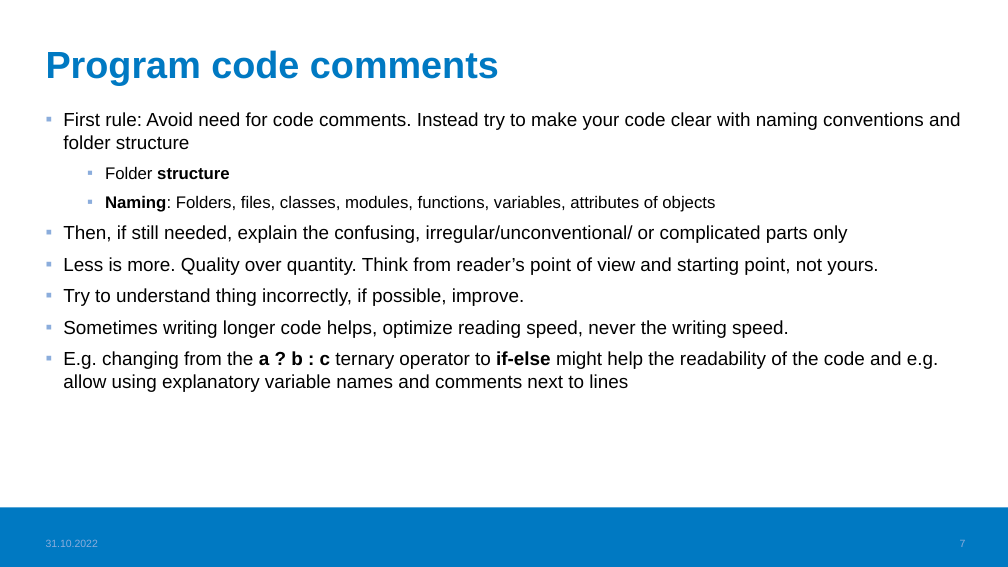
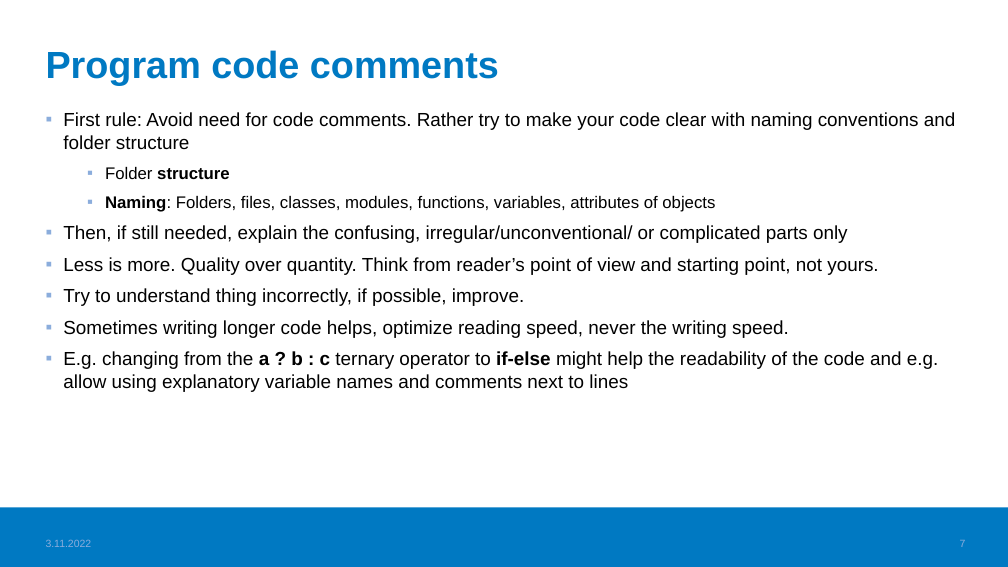
Before and after one commit to haagahelia/ohke-teknologiat, a slide deck: slide 7 of 06_ohjelmistoarkkitehtuurit_ja_patternit/documentation_principles_for_sw_projects.pptx. Drawn at 1008x567 pixels with LibreOffice and Linux fonts; fonts in the diff are those of the drawing; background and template pictures are left out. Boxes give left, top, right and bottom in pixels: in the first picture for what was removed or moved away, otherwise in the second. Text is boxed around its words. In the diff, an @@ line names an element or a change of style, - is before the commit and + after.

```diff
--- a/06_ohjelmistoarkkitehtuurit_ja_patternit/documentation_principles_for_sw_projects.pptx
+++ b/06_ohjelmistoarkkitehtuurit_ja_patternit/documentation_principles_for_sw_projects.pptx
@@ text at bbox=[63, 112, 956, 150]: text changed @@
-▪ First rule: Avoid need for code comments. Instead try to make your code clear with naming conventions and folder structure
+▪ First rule: Avoid need for code comments. Rather try to make your code clear with naming conventions and folder structure
@@ text at bbox=[46, 539, 92, 547]: text changed @@
-31.10.2022
+3.11.2022
```
Also in this commit, not shown: 7 other slides changed, 1 other file.
